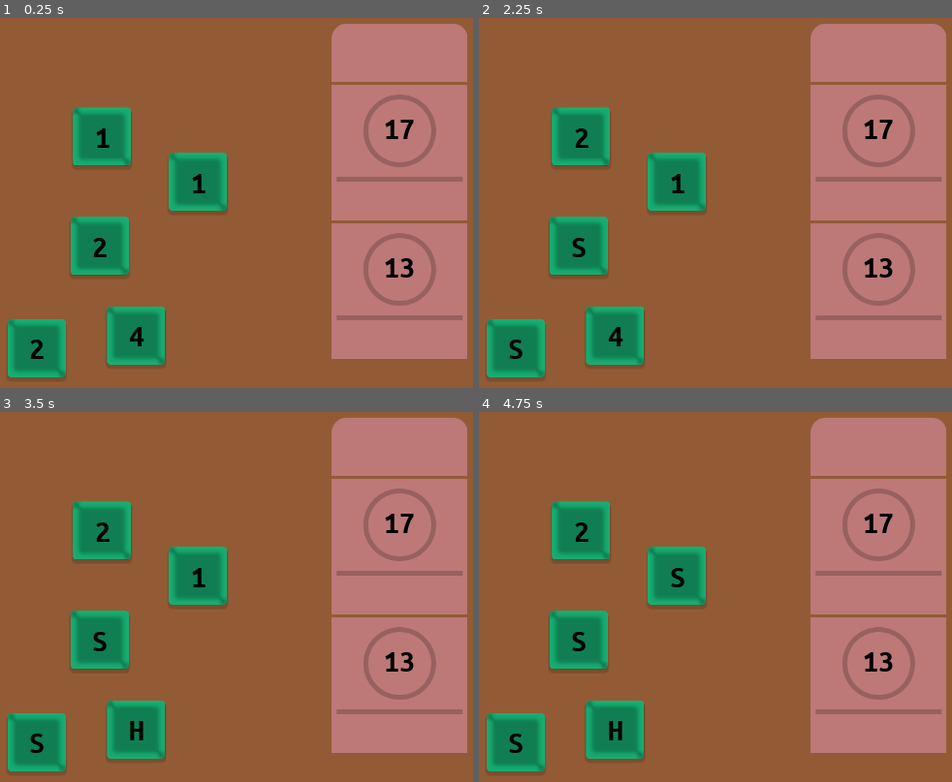
Above: before the commit, frames 1-4 (two rows, left to right).
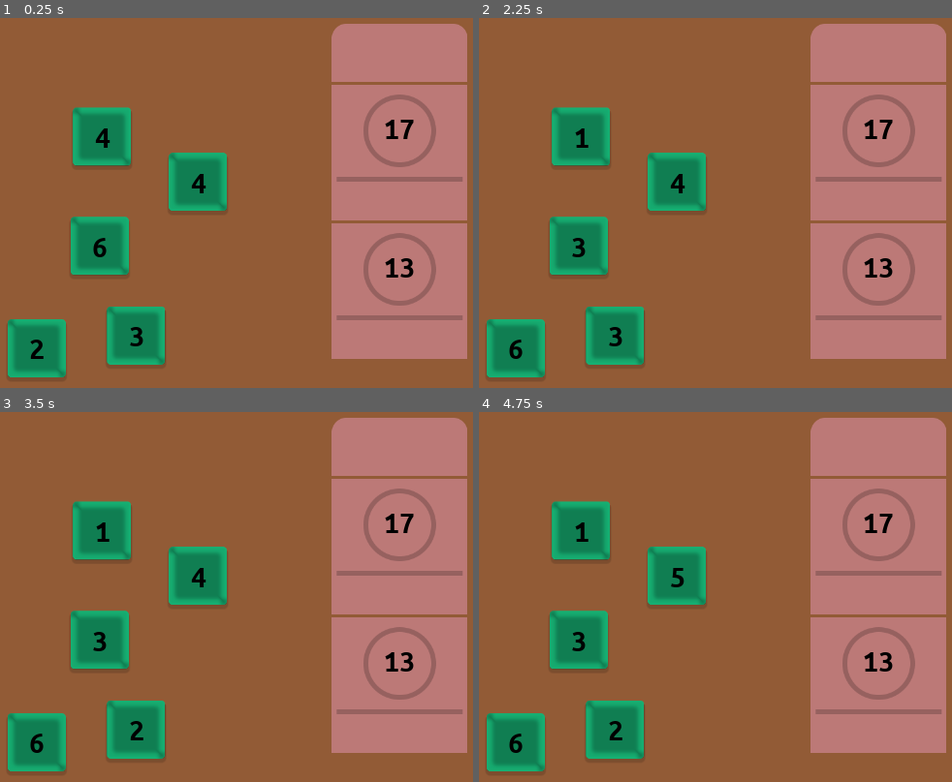
Above: after the commit, the same moments.

Repository: matzebond/DiceRepair
Game: Godot game, scene res://scenes/screens/RootNode.tscn
Two runs of this game, one before a commit and one after it. Both use one fixed random seed, a clock stepped at 60 frames per second and the inputs below.
Inputs (mouse positions are in pixels of both pictures, inside the frame that each line leads up to):
- Up to frame 1 (0.25 s): no input
- Up to frame 2 (2.25 s): tap Enter at 0.5, 2 s; drag from (583, 136) to (881, 151) at 0.52 s; tap Space at 1.25 s; drag from (578, 247) to (881, 151) at 1.27 s; move the mouse to (516, 347) at 2.02 s; click (516, 347) at 2.17 s
- Up to frame 3 (3.5 s): tap Space at 2.75 s; drag from (137, 730) to (402, 685) at 2.77 s
- Up to frame 4 (4.75 s): tap Enter at 3.5 s; drag from (677, 574) to (578, 641) at 3.52 s; tap Space at 4.25 s; drag from (597, 571) to (516, 741) at 4.27 s

The runs differ from the first frame. In frame 1, 0.4% of the frame differs, in the area x 19-44%, y 29-89%; in frame 2, 0.4%; in frame 3, 0.4%, in the area x 6-44%, y 29-93%; in frame 4, 0.3%.

Commit message:
Made dice un-droppable

Diff:
--- a/scenes/die/Die.gd
+++ b/scenes/die/Die.gd
@@ -4,19 +4,20 @@
 # Declare member variables here. Examples:
 onready var label = $Label
 
+signal undrop_item(die)
+
 var faces = []
 var state
 var rng = RandomNumberGenerator.new()
-
 
 var mouse_inside = false
 var dragging = false
 
 # Called when the node enters the scene tree for the first time.
 func _ready():
-    faces = [1, 2, 3, 4, 5, 6, "H", "S"]
+    faces = [1, 2, 3, 4, 5, 6]
+    rng.randomize()
     roll()
-    rng.randomize()
 
 # Called every frame. 'delta' is the elapsed time since the previous frame.
 #func _process(delta):
@@ -50,6 +51,7 @@
     if event is InputEventMouseButton and event.button_index == BUTTON_RIGHT:
         if mouse_inside and !dragging and event.pressed:
             dragging = true
+            emit_signal("undrop_item", self)
 
 func check_dropables():
 
--- a/scenes/jobs/JobStep.gd
+++ b/scenes/jobs/JobStep.gd
@@ -7,15 +7,34 @@
 
 var job
 
+var dice = []
+
 func init(job):
     self.job = job
 
     $Sprite.modulate = job.color
 
     work = rand_range(work_min, work_max+1)
-    $Sprite/Label.text = str(work)
+    update_work()
 
     return self
 
+func update_work():
+    var work_left = work
+    for die in dice:
+        var die_value = die.faces[die.state]
+        if die_value is int:
+            work_left -= die_value
+        else:
+            pass # TODO symbols
+    $Sprite/Label.text = str(work_left)
+
 func _on_DropArea_drop_item(die):
-    print(die.faces[die.state])
+    dice.push_back(die)
+    update_work()
+
+    die.connect("undrop_item", self, "_on_DropArea_undrop_item", [], CONNECT_ONESHOT)
+
+func _on_DropArea_undrop_item(die):
+    dice.erase(die)
+    update_work()
